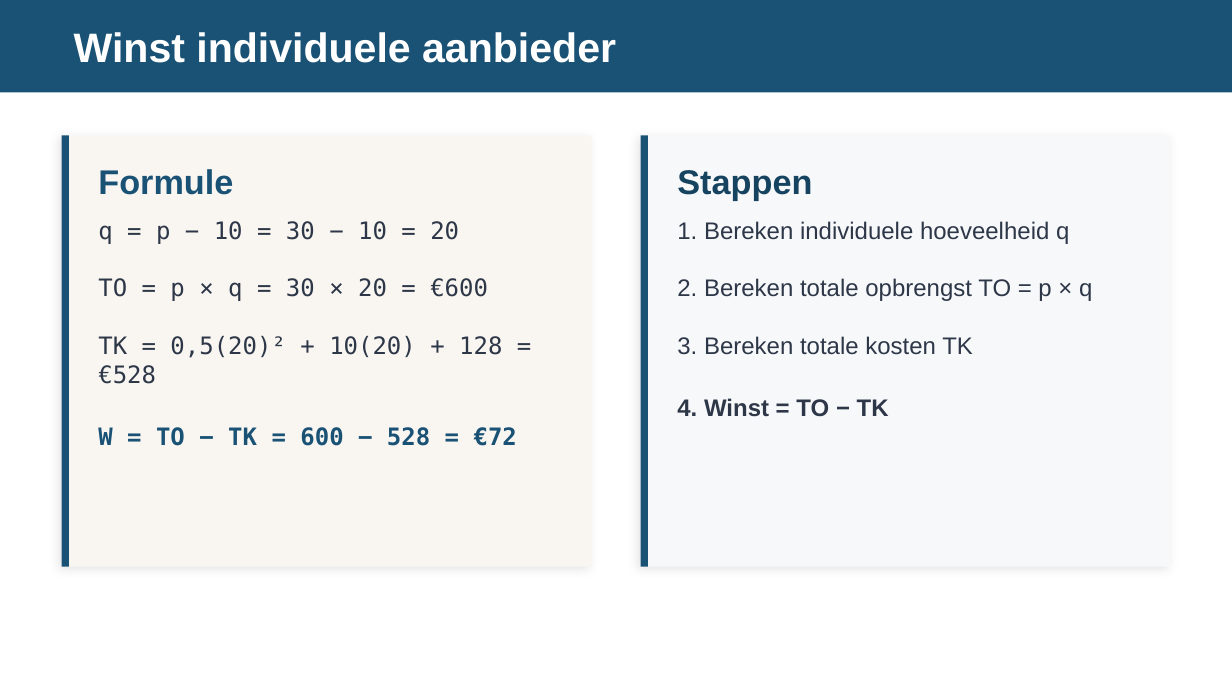
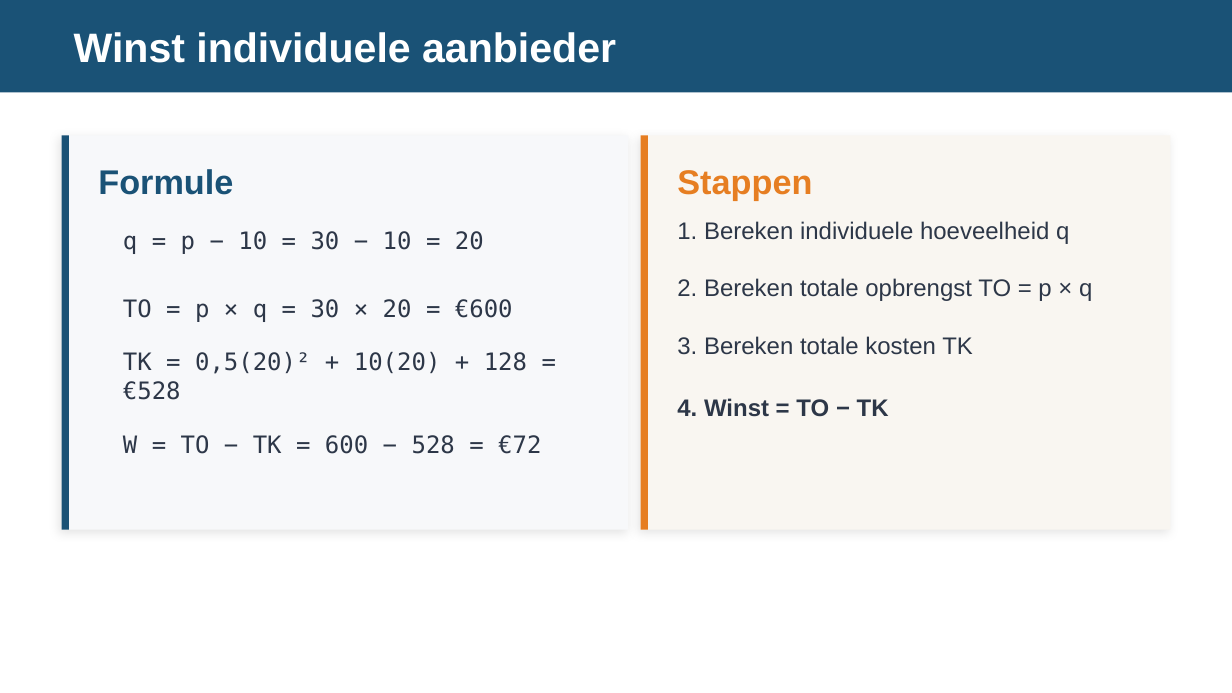
Before and after one commit to meijer1973/economie-vwo4-m3, a slide deck: slide 7 of 3.2 Hoofdstuk 2 - Marktvormen en hun marktevenwicht/3.2.2 Paragraaf 2 - Volkomen concurrentie/2. Leren/3.2.2 Volkomen concurrentie – presentatie.pptx. Drawn at 1232x693 pixels with LibreOffice and Linux fonts; fonts in the diff are those of the drawing. Boxes give left, top, right and bottom in pixels: in the first picture for what was removed or moved away, otherwise in the second. Text is boxed around its words. In the diff, an @@ line names an element or a change of style, - is before the commit and + after.

```diff
--- a/3.2 Hoofdstuk 2 - Marktvormen en hun marktevenwicht/3.2.2 Paragraaf 2 - Volkomen concurrentie/2. Leren/3.2.2 Volkomen concurrentie – presentatie.pptx
+++ b/3.2 Hoofdstuk 2 - Marktvormen en hun marktevenwicht/3.2.2 Paragraaf 2 - Volkomen concurrentie/2. Leren/3.2.2 Volkomen concurrentie – presentatie.pptx
@@ rectangle: place and size @@
-rectangle at box(62, 136, 69, 567)
+rectangle at box(62, 136, 69, 530)
@@ rectangle: place and size @@
-rectangle at box(62, 136, 591, 567)
+rectangle at box(62, 136, 628, 530)
@@ rectangle at box(62, 136, 628, 530): fill #F9F6F1 to #F7F8FA; proportions changed @@
@@ rectangle: place and size @@
-rectangle at box(641, 136, 1170, 567)
+rectangle at box(641, 136, 1170, 530)
@@ rectangle at box(641, 136, 1170, 530): fill #F7F8FA to #F9F6F1; proportions changed @@
@@ rectangle: place and size @@
-rectangle at box(641, 136, 648, 567)
+rectangle at box(641, 136, 648, 530)
@@ rectangle at box(641, 136, 648, 530): fill #1A5276 to #E67E22 @@
@@ text "Stappen" at box(677, 170, 812, 200): text colour #154360 to #E67E22 @@
@@ text "q = p − 10 ..." at box(123, 231, 484, 254): vertical alignment top to middle @@
@@ text at box(123, 231, 484, 254): text changed @@
-q = p − 10 = 30 − 10 = 20
-TO = p × q = 30 × 20 = €600
-TK = 0,5(20)² + 10(20) + 128 = €528
-W = TO − TK = 600 − 528 = €72
+q = p − 10 = 30 − 10 = 20
@@ text added at box(123, 299, 513, 322), 14 pt, text #2D3748 @@
+TO = p × q = 30 × 20 = €600
@@ text added at box(123, 352, 527, 400), 14 pt, text #2D3748 @@
+TK = 0,5(20)² + 10(20) + 128 = €528
@@ text added at box(123, 435, 541, 454), 14 pt, text #2D3748 @@
+W = TO − TK = 600 − 528 = €72
```
Also in this commit, not shown: 8 other slides changed, 3 slides added, 6 other files.
